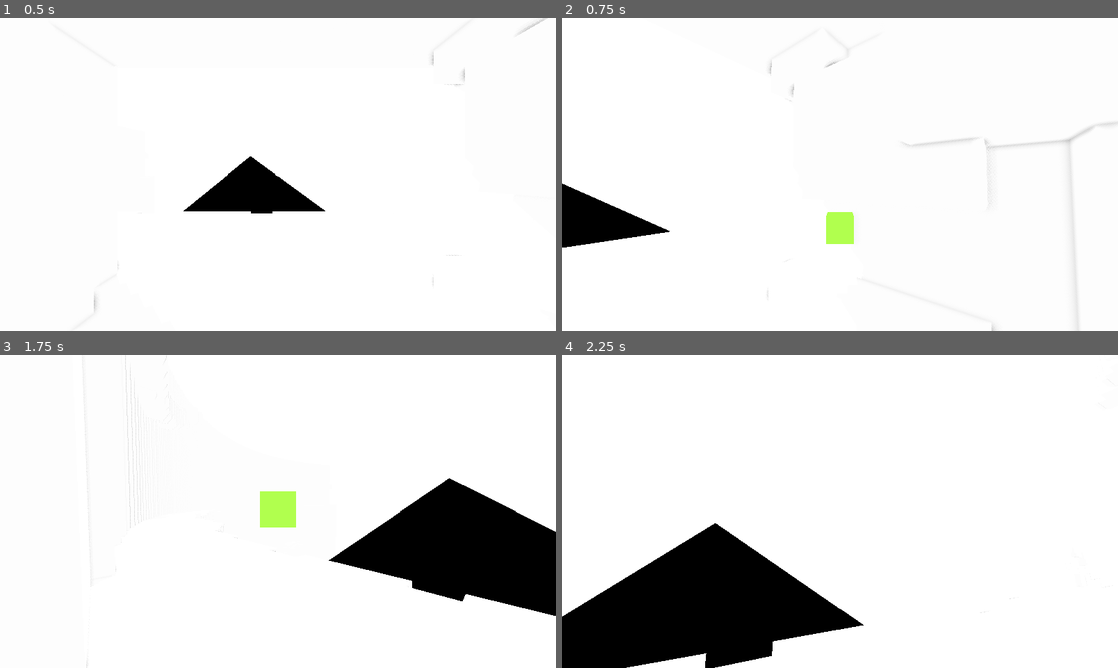
Above: before the commit, frames 1-4 (two rows, left to right).
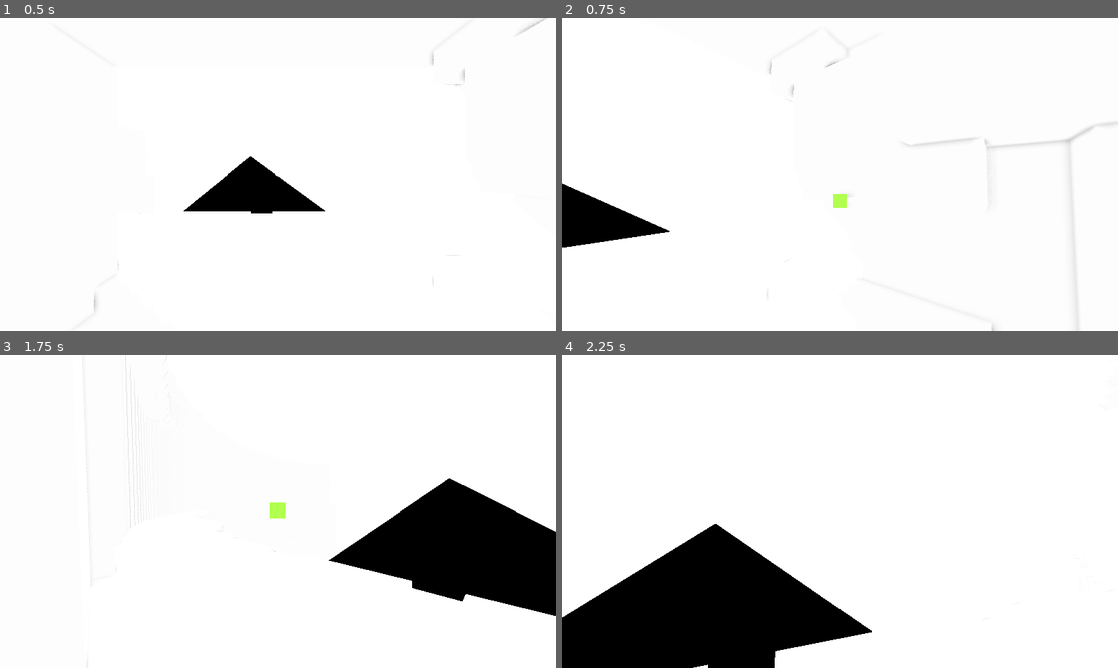
Above: after the commit, the same moments.

Repository: Alchigh/the-third-fear
Game: Godot game, scene res://scenes/gameworld.tscn
The game is run twice, just before and just after one commit, with the same random seed, the same clock (stepped at 60 frames per second) and the same inputs. This scene is started directly instead of the project's main scene. Sound files missing from this copy of the repository are replaced by a short silence.
Inputs (mouse positions are in pixels of both pictures, inside the frame that each line leads up to):
- Up to frame 1 (0.5 s): no input
- Up to frame 2 (0.75 s): tap Enter at 0.5 s; move the mouse to (867, 174) at 0.52 s; hold W (forward) from 0.53 s (still down); hold R (throw) from 0.53 s (still down)
- Up to frame 3 (1.75 s): keep holding W (forward); tap Space (jump) at 0.77, 0.8, 1.07, 1.35, 1.52 s; move the mouse to (250, 511) at 1.27 s; release R (throw) at 1.28 s; tap R (throw) at 1.55 s
- Up to frame 4 (2.25 s): keep holding W (forward); tap Space (jump) at 1.82 s; move the mouse to (851, 505) at 2.02 s; hold Ctrl (crouch) from 2.03 s (still down)

Frame 1 is identical in both runs. In frame 2, 0.6% of the frame differs, in the area x 47-53%, y 56-73%; in frame 3, 0.6%; in frame 4, 1.2%, in the area x 0-100%, y 53-100%.

Commit message:
Volume sliders, settings menu exit ESC, Itc.io assets done.

Diff:
--- a/UI/neumorphism_button.gd
+++ b/UI/neumorphism_button.gd
@@ -4,6 +4,9 @@
 
 # Called when the node enters the scene tree for the first time.
 func _ready() -> void:
+	if !mouse_behavior_recursive == MOUSE_BEHAVIOR_DISABLED:
+		pivot_offset_ratio = Vector2(0.5, 0.5)
+
 	$front_button.text = text
 	if self.name == "itch_button":
 		$front_button.icon = itch_icon
--- a/UI/rtl_url.gd
+++ b/UI/rtl_url.gd
@@ -5,5 +5,5 @@
 func _ready() -> void:
 	meta_clicked.connect(_on_rich_text_label_meta_clicked)
 
-func _on_rich_text_label_meta_clicked(meta):
+func _on_rich_text_label_meta_clicked(meta) -> void:
 	OS.shell_open(str(meta))
--- a/UI/start_menu.gd
+++ b/UI/start_menu.gd
@@ -1,4 +1,6 @@
 extends Control
+
+var tween: Tween
 
 # Called when the node enters the scene tree for the first time.
 func _ready() -> void:
@@ -12,20 +14,53 @@
 
 	#%ItchButton.pressed.connect(_on_itchIo)
 
-
 func _on_play_pressed() -> void:
+	await tween_animation(%play)
 	AudioManager.play()
 	$BGM.stop()
 	get_tree().change_scene_to_file("res://scenes/gameworld.tscn")
 
 func _on_settings_pressed() -> void:
+	await tween_animation(%settings)
 	AudioManager.play()
-	AudioManager.settings()
+	#AudioManager.settings()
+	AudioManager.settings_canvas.visible = true
 
 func _on_credits_pressed() -> void:
+	await tween_animation(%settings)
 	AudioManager.play()
 	$credits.show()
 
 func _on_quit_pressed() -> void:
+	AudioManager.play()
+	await tween_animation(%quit)
 	#$"Really?".show()
 	get_tree().quit()
+
+## What Itch.Io button does
+func _on_itchIo() -> void:
+	#%ItchIoLogo.scale = Vector2(0.15, 0.15)
+	await tween_animation(%itch_logo)
+	OS.shell_open("https://alchigh.itch.io/")
+
+## Animates buttons presses
+func tween_animation(input):
+	print(input.name)
+	var input_scale = input.scale
+	reset_tween()
+	tween.set_ease(Tween.EASE_OUT).set_trans(Tween.TRANS_LINEAR).set_parallel(false)
+	tween.tween_property(input, "scale", input_scale * 0.95, 0.05)
+	tween.chain().tween_property(input, "scale", input_scale, 0.06)
+	await tween.finished
+
+## Kills tween
+func reset_tween() -> void:
+	if tween:
+		tween.kill()
+	tween = create_tween()
+
+func _input(event: InputEvent) -> void:
+	if event.is_action_pressed("menu") and AudioManager.settings_canvas.visible:
+		AudioManager.settings_canvas.visible = false
+	elif event.is_action_pressed("menu") and $credits.visible:
+		$credits.hide()
--- a/UI/start_menu.tscn
+++ b/UI/start_menu.tscn
@@ -139,8 +139,9 @@
 
 [node name="BGM" type="AudioStreamPlayer" parent="." unique_id=114300453]
 stream = ExtResource("3_yqwmv")
-volume_db = -15.0
+volume_db = -10.0
 autoplay = true
+bus = &"Music"
 
 [node name="logo" type="Control" parent="." unique_id=551847321]
 visible = false
@@ -403,6 +404,7 @@
 icon = ExtResource("9_olsk0")
 
 [node name="itch_logo" type="Sprite2D" parent="itch_io" unique_id=1816443646]
+unique_name_in_owner = true
 position = Vector2(1720, 944)
 scale = Vector2(0.5, 0.5)
 texture = ExtResource("9_olsk0")
--- /dev/null
+++ b/UI/volume_slider.gd
@@ -0,0 +1,14 @@
+extends HSlider
+
+@export var bus_name: String
+var bus_index: int
+
+# Called when the node enters the scene tree for the first time.
+func _ready() -> void:
+	bus_index = AudioServer.get_bus_index(bus_name)
+	value_changed.connect(_on_value_changed)
+	#value = db_to_linear(bus_index)
+
+## sets bus volume based on slider value / position
+func _on_value_changed(value: float) -> void:
+	AudioServer.set_bus_volume_db(bus_index, linear_to_db(value))
--- a/scenes/audio_manager.tscn
+++ b/scenes/audio_manager.tscn
@@ -7,6 +7,7 @@
 [ext_resource type="PackedScene" uid="uid://ccn1feb5l2uwe" path="res://UI/neumorphism_button.tscn" id="5_aoitu"]
 [ext_resource type="FontFile" uid="uid://b46ta7eexv06y" path="res://assets/fonts/source_serif_4/SourceSerif4-VariableFont_opsz,wght.ttf" id="6_njtn3"]
 [ext_resource type="Texture2D" uid="uid://8yg25nonmv5v" path="res://assets/SliderDiamond.png" id="7_kq7b2"]
+[ext_resource type="Script" uid="uid://cctcd26wkeblc" path="res://UI/volume_slider.gd" id="8_02gw7"]
 
 [sub_resource type="AudioStreamRandomizer" id="AudioStreamRandomizer_02gw7"]
 random_pitch = 1.0656005
@@ -111,7 +112,11 @@
 theme_override_styles/slider = SubResource("StyleBoxFlat_njtn3")
 theme_override_styles/grabber_area = SubResource("StyleBoxFlat_kq7b2")
 theme_override_styles/grabber_area_highlight = SubResource("StyleBoxFlat_kq7b2")
-value = 50.0
+max_value = 1.0
+step = 0.01
+value = 0.5
+script = ExtResource("8_02gw7")
+bus_name = "Master"
 
 [node name="RTL2" type="RichTextLabel" parent="settings/MarginContainer/sliders" unique_id=1005229710]
 layout_mode = 2
@@ -131,7 +136,11 @@
 theme_override_styles/slider = SubResource("StyleBoxFlat_njtn3")
 theme_override_styles/grabber_area = SubResource("StyleBoxFlat_kq7b2")
 theme_override_styles/grabber_area_highlight = SubResource("StyleBoxFlat_kq7b2")
-value = 50.0
+max_value = 1.0
+step = 0.01
+value = 0.5
+script = ExtResource("8_02gw7")
+bus_name = "Music"
 
 [node name="RTL3" type="RichTextLabel" parent="settings/MarginContainer/sliders" unique_id=2113755729]
 layout_mode = 2
@@ -151,4 +160,8 @@
 theme_override_styles/slider = SubResource("StyleBoxFlat_njtn3")
 theme_override_styles/grabber_area = SubResource("StyleBoxFlat_kq7b2")
 theme_override_styles/grabber_area_highlight = SubResource("StyleBoxFlat_kq7b2")
-value = 50.0
+max_value = 1.0
+step = 0.01
+value = 0.5
+script = ExtResource("8_02gw7")
+bus_name = "SFX"
--- a/scenes/gameworld.tscn
+++ b/scenes/gameworld.tscn
@@ -33,6 +33,7 @@
 
 [sub_resource type="CameraAttributesPractical" id="CameraAttributesPractical_bpavk"]
 exposure_multiplier = 1.1
+dof_blur_far_enabled = true
 
 [sub_resource type="StandardMaterial3D" id="StandardMaterial3D_8vxo5"]
 albedo_texture = ExtResource("1_xi8hl")
@@ -62,7 +63,7 @@
 
 [node name="BGM" type="AudioStreamPlayer" parent="Sounds" unique_id=1601422046]
 stream = ExtResource("9_wrnkp")
-volume_db = -18.0
+volume_db = -10.0
 autoplay = true
 bus = &"Music"
 
@@ -225,6 +226,7 @@
 speed = 4
 jump = 4
 crouch_speed = 1.0
+throw_force = 15.0
 
 [node name="Area3D" parent="." unique_id=1883419226 instance=ExtResource("9_32naq")]
 transform = Transform3D(1, 0, 0, 0, 1, 0, 0, 0, 1, -35.38993, 61.379, 23.016628)
--- a/scripts/audio_manager.gd
+++ b/scripts/audio_manager.gd
@@ -1,12 +1,13 @@
 extends Node
 
+@onready var settings_canvas: CanvasLayer = $settings
 @onready var menu_click: AudioStreamPlayer = $menu_click
-var settings_open := false
+var settings_open: bool = false
 
-func play():
+func play() -> void:
 	menu_click.play()
 
-func settings():
+func settings() -> void:
 	$settings.visible = not $settings.visible
 	if !settings_open:
 		settings_open = true
@@ -14,7 +15,3 @@
 	else:
 		settings_open = false
 		Input.mouse_mode = Input.MOUSE_MODE_CAPTURED
-
-#func _input(event: InputEvent) -> void:
-	#if event.is_action_pressed("menu"):
-		#$settings.visible = false
--- a/scripts/bgm_switch.gd
+++ b/scripts/bgm_switch.gd
@@ -20,6 +20,6 @@
 		await tween.finished
 
 		tween = create_tween()
-		tween.tween_property(bgm, "volume_db", -18, 0.5)
+		tween.tween_property(bgm, "volume_db", -10, 0.5)
 		bgm.stream = new_music
 		bgm.play()
--- a/scripts/simple_player.gd
+++ b/scripts/simple_player.gd
@@ -18,11 +18,11 @@
 
 @export_group("Camera")
 ## Camera moment speed
-@export var sensitivity = 0.5
+@export var sensitivity: float = 0.5
 ## Max angle when looking down
-@export var min_angle = -80
+@export var min_angle: int = -80
 ## Max angle when looking up
-@export var max_angle = 90
+@export var max_angle: int = 90
 
 @onready var head: Node3D = $Head
 @onready var collision_shape: CollisionShape3D = $CollisionShape3D
@@ -31,23 +31,23 @@
 @onready var angel: Node3D = $"../terrain/angel"
 @onready var god_bass: AudioStreamPlayer = $"../terrain/angel/god_bass"
 @onready var ray_cast: RayCast3D = $Head/RayCast3D
-var looking_at_angel := false
+var looking_at_angel: bool = false
 
 # Get the gravity from project settings
 var gravity = 2 * ProjectSettings.get_setting("physics/3d/default_gravity")
 var look_rot : Vector2
 var stand_height : float
-var og_vel : float = 0.0
+var og_vel: float = 0.0
 ## Where player start
-var start_local : Vector3
+var start_local: Vector3
 
-var force_look : bool = false
-var look_timer := 0.0
+var force_look: bool = false
+var look_timer: float = 0.0
 signal loud_noise
 
 @export_group("Rock")
 @export var rock_scene: PackedScene
-@export var throw_force = 15.0
+@export var throw_force: float = 15.0
 @onready var throw_point : Marker3D = $Head/Marker3D
 
 func _ready():
Not shown, added: UI/volume_slider.gd.uid
